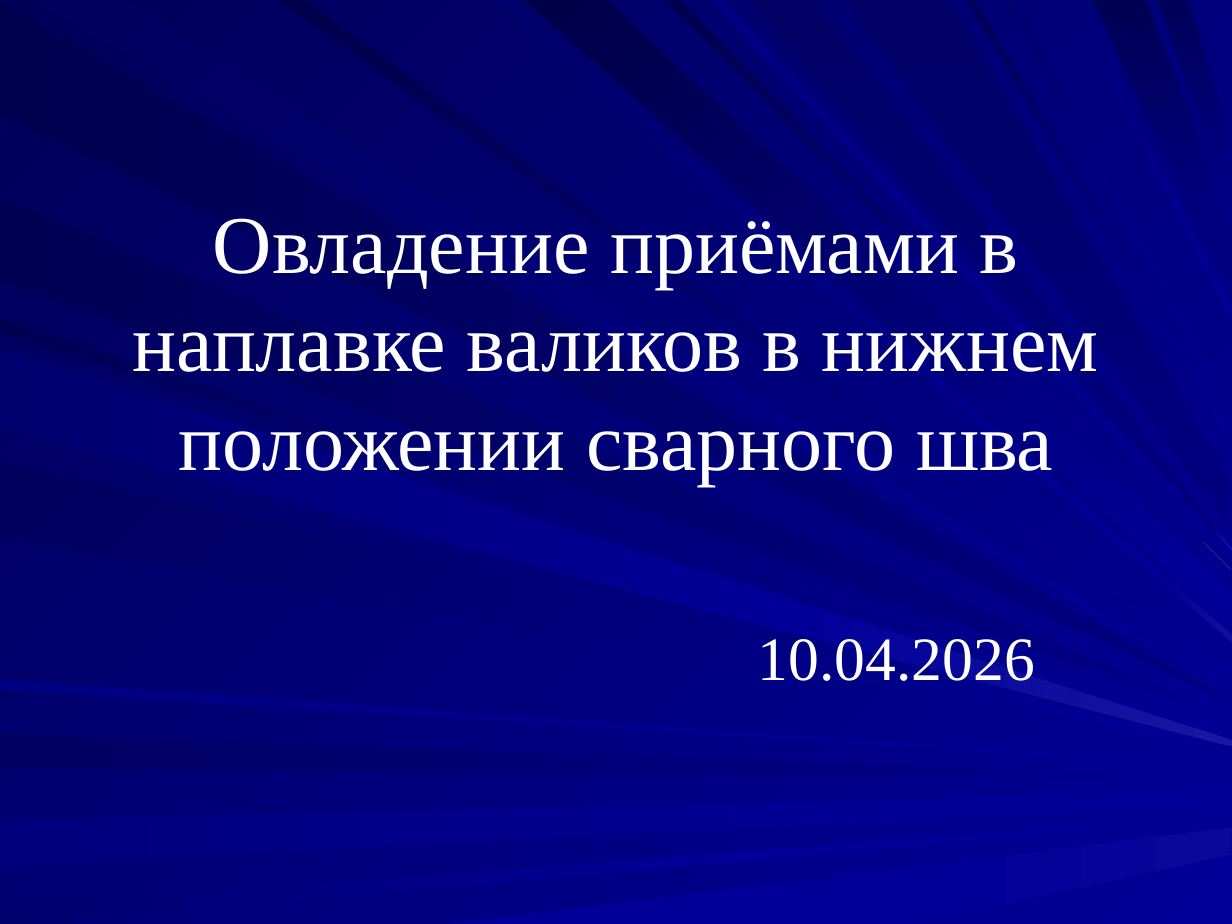
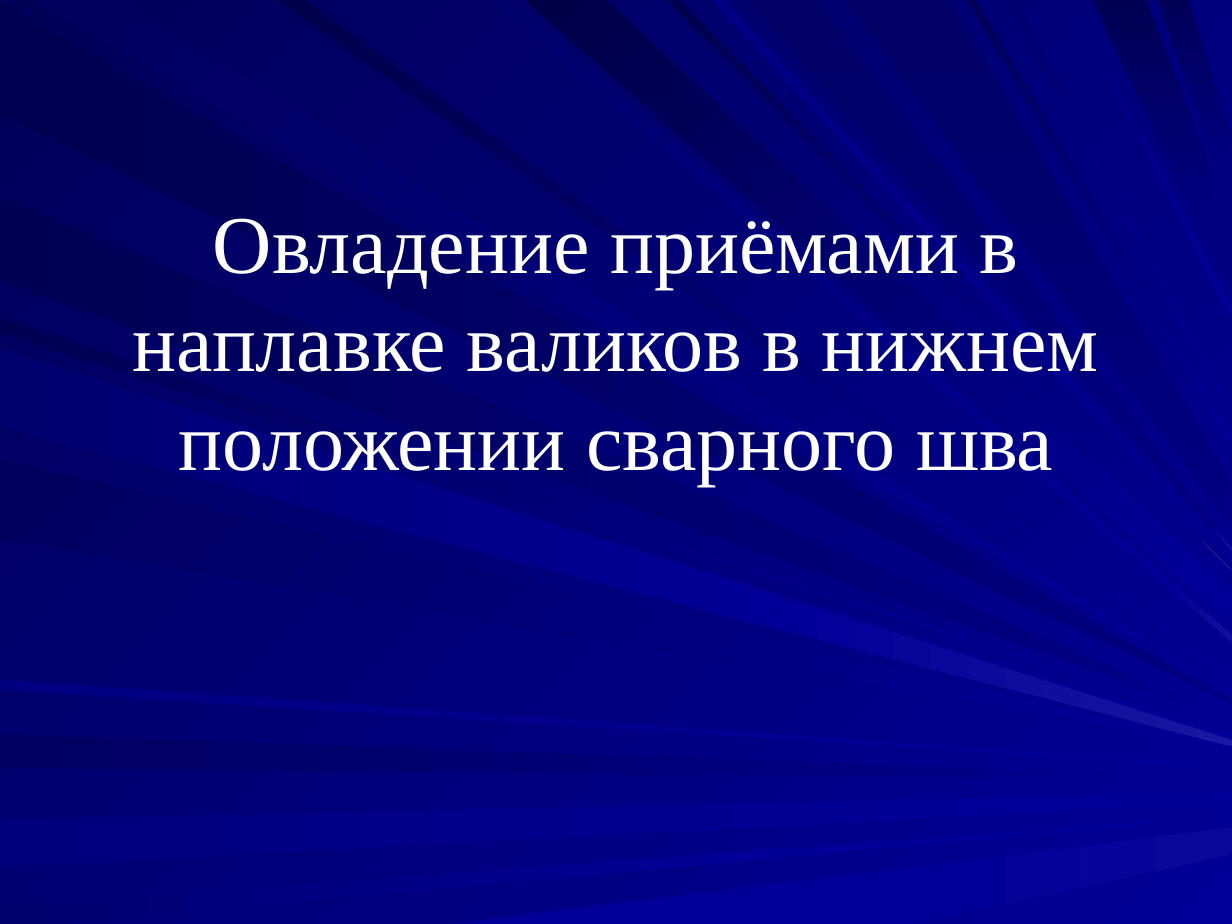
Before and after one commit to rubybo/WelderWeb, a slide deck: slide 1 of public/Практическое обучение/наплавка валиков.ppt. Drawn at 1232x924 pixels with LibreOffice and Linux fonts; fonts in the diff are those of the drawing. Boxes give left, top, right and bottom in pixels: in the first picture for what was removed or moved away, otherwise in the second. Text is boxed around its words. In the diff, an @@ line names an element or a change of style, - is before the commit and + after.

```diff
--- a/public/Практическое обучение/наплавка валиков.ppt
+++ b/public/Практическое обучение/наплавка валиков.ppt
@@ subtitle removed at (758,639,1035,681) @@
-10.04.2026
```
Also in this commit, not shown: 3 other slides changed, 6 slides added, 6 slides removed.
